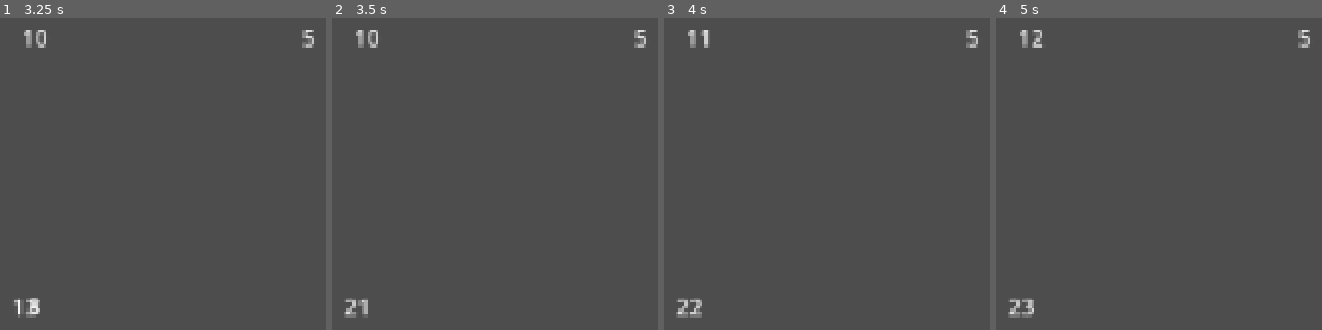
Above: before the commit, frames 1-4 (left to right).
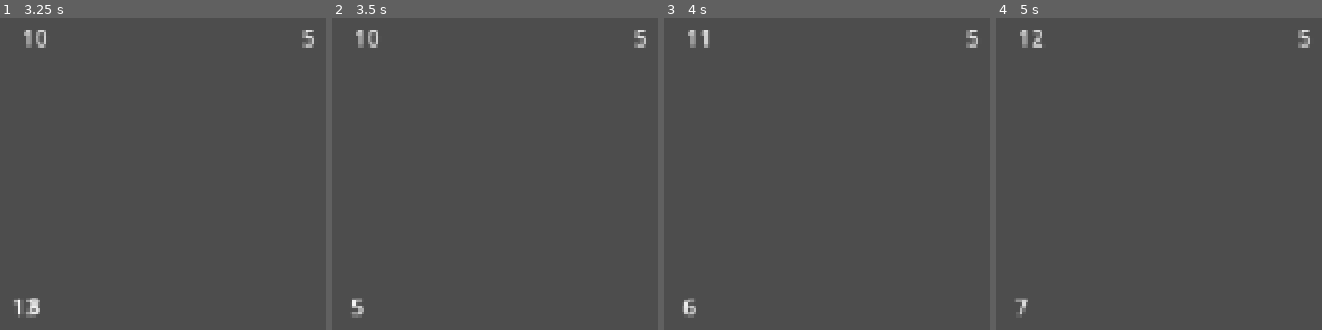
Above: after the commit, the same moments.

Repository: AgustinGattone/castles-and-bridges
Game: Godot game, scene res://scenes/nivel.tscn
Two runs of this game, one before a commit and one after it. Both use one fixed random seed, a clock stepped at 60 frames per second and the inputs below. The engine's default icon, where the game draws it, is replaced by a stand-in: a white triangle on a blue panel in a dark square.
Inputs (mouse positions are in pixels of both pictures, inside the frame that each line leads up to):
- Up to frame 1 (3.25 s): tap Enter at 0.5, 2 s; move the mouse to (35, 39) at 0.52 s; click (35, 39) at 0.67 s; tap Space at 1.25, 2.75 s; move the mouse to (26, 308) at 1.27 s; click (26, 308) at 1.42 s; move the mouse to (309, 39) at 2.02 s; click (309, 39) at 2.17 s; move the mouse to (outside the picture) at 2.77 s; click (outside the picture) at 2.92 s
- Up to frame 2 (3.5 s): no input
- Up to frame 3 (4 s): tap Enter at 3.5 s; move the mouse to (outside the picture) at 3.52 s; click (outside the picture) at 3.67 s
- Up to frame 4 (5 s): tap Space at 4.25 s; move the mouse to (1211, 245) at 4.27 s; click (1211, 245) at 4.42 s

Frame 1 is identical in both runs. In frame 2, 0.3% of the frame differs, in the area x 3-12%, y 89-97%; in frame 3, 0.3%; in frame 4, 0.4%.

Commit message:
feat: resolución de combate, captura de bases y actualización de colores visuales

Diff:
--- a/base.gd
+++ b/base.gd
@@ -45,3 +45,11 @@
 	if event is InputEventMouseButton and event.button_index == MOUSE_BUTTON_LEFT and event.pressed:
 		# Le decimos al Nivel: "!Me hicieron click, y soy yo (self)!"
 		base_clicked.emit(self)
+
+func actualizar_color_dueno() -> void:
+	if is_neutral:
+		modulate = Color(0.8, 0.8, 0.8) # Gris
+	elif is_player:
+		modulate = Color(0.2, 0.8, 0.2) # Verde (Tú)
+	else:
+		modulate = Color(0.8, 0.2, 0.2) # Rojo (Enemigo)
--- a/escuadron.gd
+++ b/escuadron.gd
@@ -3,6 +3,7 @@
 # --- VARIABLES DEL ESCUADRÓN ---
 var cantidad_tropas: int = 0
 var base_destino: Area2D = null
+var es_del_jugador: bool = false
 var velocidad: float = 100.0 # Píxeles por segundo
 
 @onready var label_tropas: Label = $Label
@@ -28,8 +29,21 @@
 		entregar_tropas()
 
 func entregar_tropas() -> void:
-	# Le sumamos temporalmente las tropas al destino
-	base_destino.current_troops += cantidad_tropas
+	# Si el escuadron y la base son del mismo equipo (Refuerzo)
+	if base_destino.is_player == self.es_del_jugador and not base_destino.is_neutral:
+		base_destino.current_troops += cantidad_tropas
+	# Si son de equipos distintos (Ataque)
+	else:
+		base_destino.current_troops -= cantidad_tropas
+	# Ganamos el combate
+		if base_destino.current_troops < 0:
+			#Capturamos la base.
+			base_destino.current_troops = abs(base_destino.current_troops)
+			base_destino.is_player = self.es_del_jugador
+			base_destino.is_neutral = false
+
+			#Actualizamos la base segun el color de su nuevo dueño
+			base_destino.actualizar_color_dueno()
 	base_destino.update_label()
 
 	# Destruimos este escuadrón (lo borramos de la memoria)
--- a/nivel.gd
+++ b/nivel.gd
@@ -51,6 +51,7 @@
 	# 2. Le pasamos los datos que necesita
 	nuevo_escuadron.cantidad_tropas = tropas_a_enviar
 	nuevo_escuadron.base_destino = destino
+	nuevo_escuadron.es_del_jugador = origen.is_player
 
 	# 3. Lo posicionamos exactamente donde está la base de origen
 	nuevo_escuadron.global_position = origen.global_position
